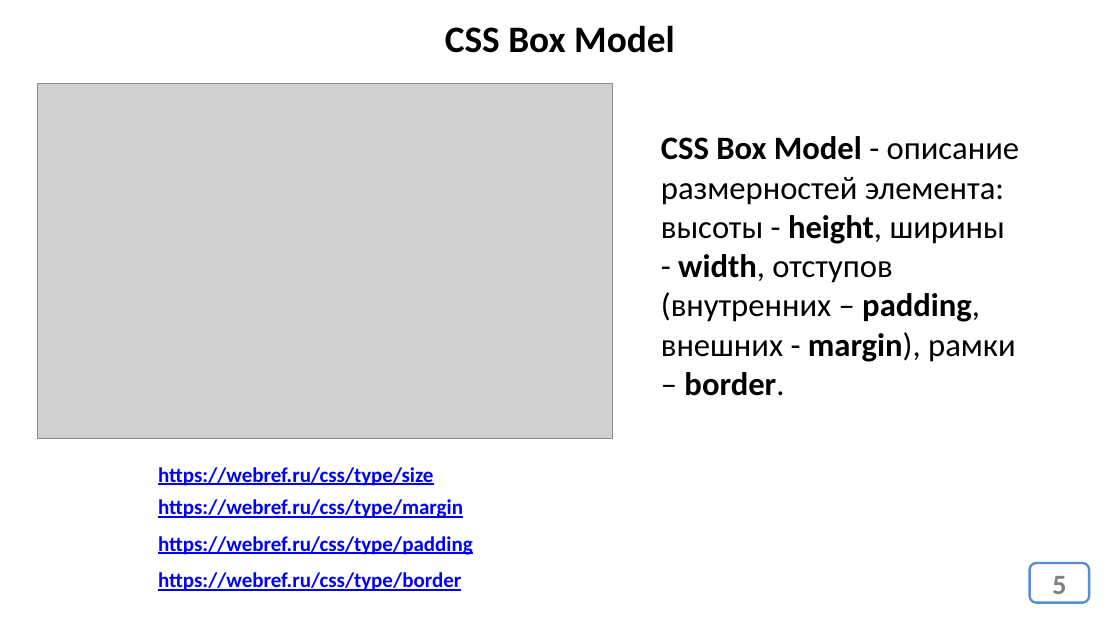
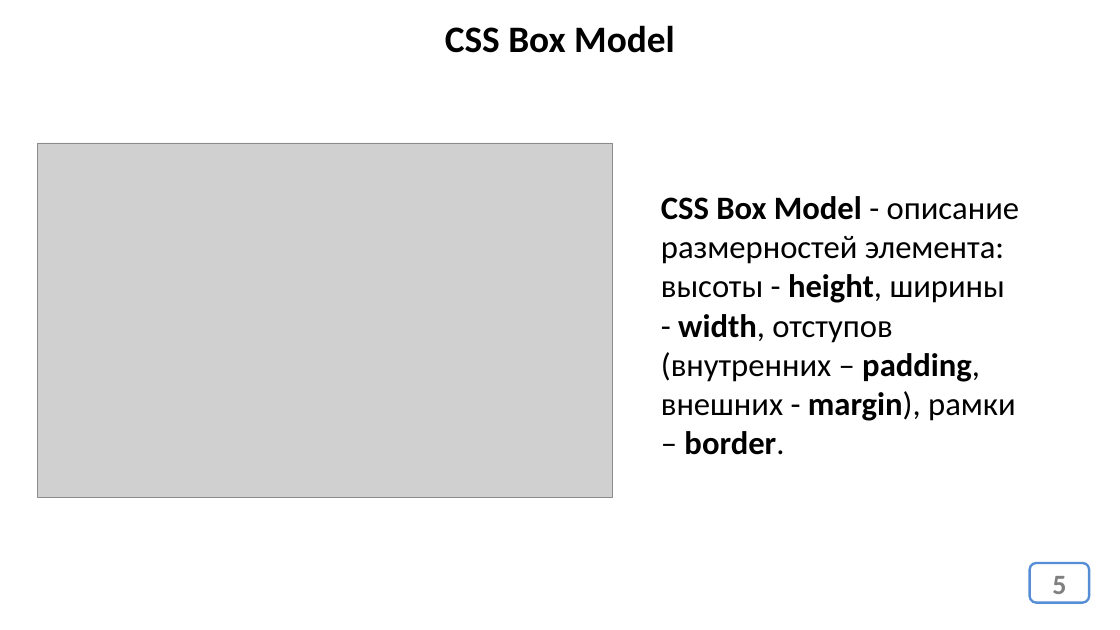
Before and after one commit to web44-ortdnipro/lesson04, a slide deck: slide 5 of lesson04.pptx. Drawn at 1120x630 pixels with LibreOffice and Linux fonts; fonts in the diff are those of the drawing; grey boxes stand for pictures. Boxes give left, top, right and bottom in pixels: in the first picture for what was removed or moved away, otherwise in the second. Text is boxed around its words. In the diff, an @@ line names an element or a change of style, - is before the commit and + after.

```diff
--- a/lesson04.pptx
+++ b/lesson04.pptx
@@ picture: place and size @@
-picture at <box>37,83,613,438</box>
+picture at <box>37,143,613,497</box>
@@ text "CSS Box Model - описание ...": place and size @@
-text "CSS Box Model - описание ..." at <box>661,136,1020,396</box>
+text "CSS Box Model - описание ..." at <box>661,196,1020,455</box>
@@ text removed at <box>158,467,433,486</box> @@
-https://webref.ru/css/type/size
@@ text removed at <box>158,499,463,518</box> @@
-https://webref.ru/css/type/margin
@@ text removed at <box>158,536,473,555</box> @@
-https://webref.ru/css/type/padding
@@ text removed at <box>158,572,461,591</box> @@
-https://webref.ru/css/type/border
```
Also in this commit, not shown: 9 other slides changed, 1 other file.
